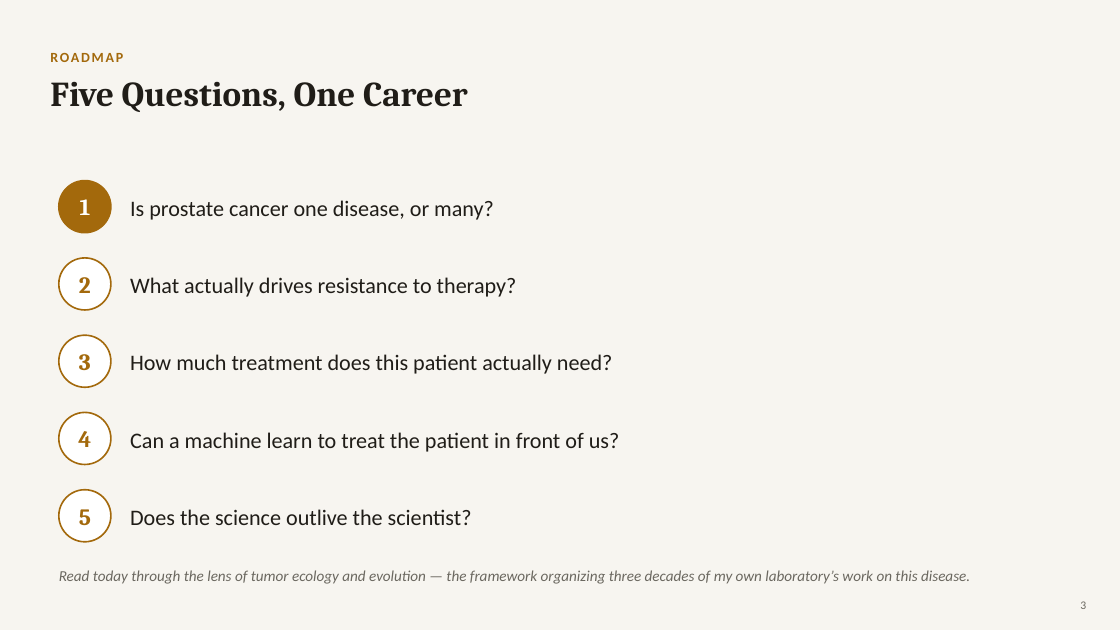
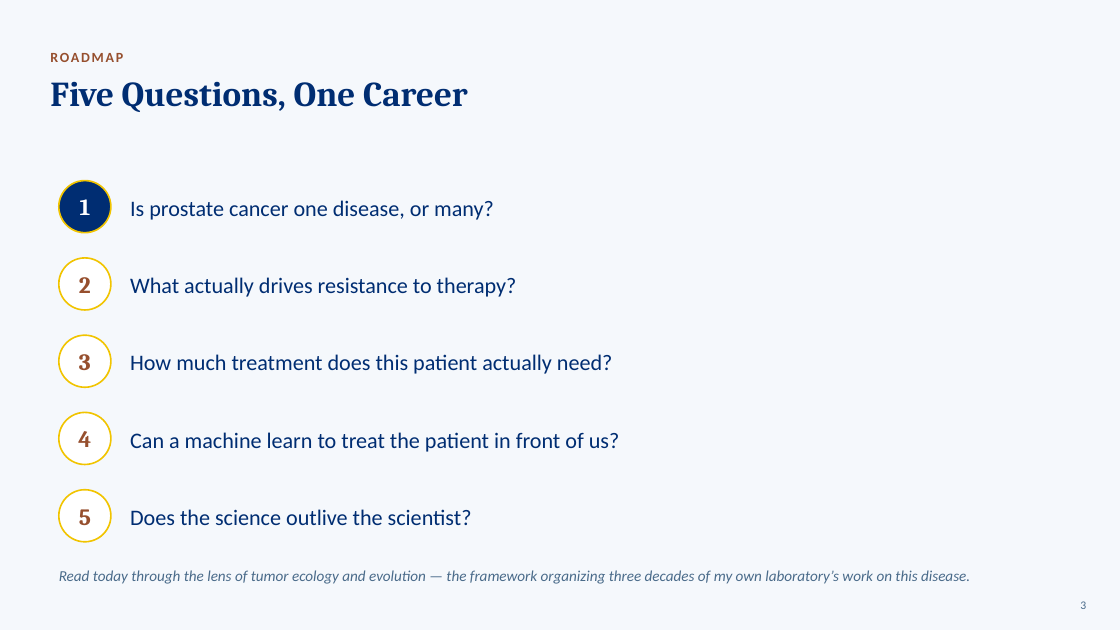
Before and after one commit to kpienta-cloud/FENG, a slide deck: slide 3 of slides/Transformative_Science_Feng_Keynote.pptx. Drawn at 1120x630 pixels with LibreOffice and Linux fonts; fonts in the diff are those of the drawing. Boxes give left, top, right and bottom in pixels: in the first picture for what was removed or moved away, otherwise in the second. Text is boxed around its words. In the diff, an @@ line names an element or a change of style, - is before the commit and + after.

Commit message:
Re-theme keynote deck with official Johns Hopkins brand colors (Heritage Blue / Spirit Blue / Gold)

```diff
--- a/slides/Transformative_Science_Feng_Keynote.pptx
+++ b/slides/Transformative_Science_Feng_Keynote.pptx
@@ background #F7F5F0 to #F5F8FC @@
@@ ellipse at [59, 181, 111, 233]: fill #A3690C to #002D72; outline #A3690C 1.4 pt to #F1C400 1.4 pt @@
@@ text colour #A3690C to #964F2E in 5 elements at [50, 53, 123, 62], [79, 277, 91, 293], [79, 354, 91, 370], [78, 431, 91, 447], [79, 509, 91, 525] @@
@@ outline #A3690C 1.4 pt to #F1C400 1.4 pt in 4 elements at [59, 258, 111, 310], [59, 335, 111, 387], [59, 413, 111, 465], [59, 490, 111, 542] @@
@@ text colour #201D18 to #002D72 in 6 elements at [50, 81, 468, 112], [130, 200, 494, 220], [130, 277, 517, 297], [130, 354, 613, 374], [130, 432, 620, 452], [130, 509, 472, 525] @@
@@ text "Read today through the lens ..." at [59, 570, 970, 584]: text colour #6B6860 to #4A6B8A @@
@@ text "3" at [1080, 601, 1086, 609]: text colour #6B6860 to #4A6B8A @@
```
Also in this commit, not shown: 33 other slides changed.
